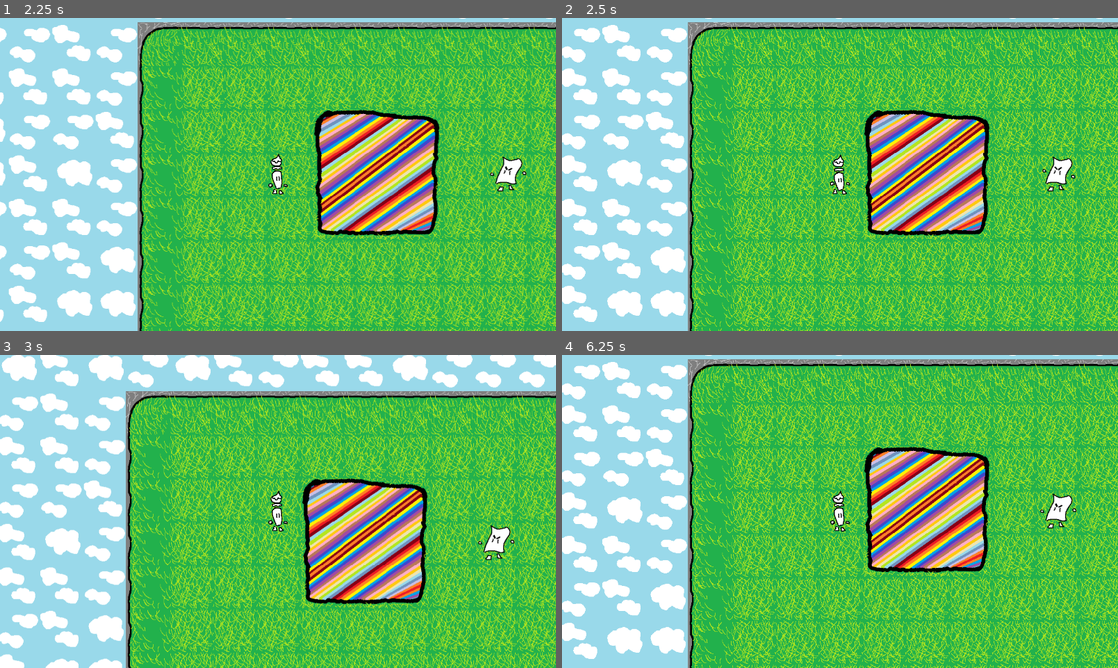
Above: before the commit, frames 1-4 (two rows, left to right).
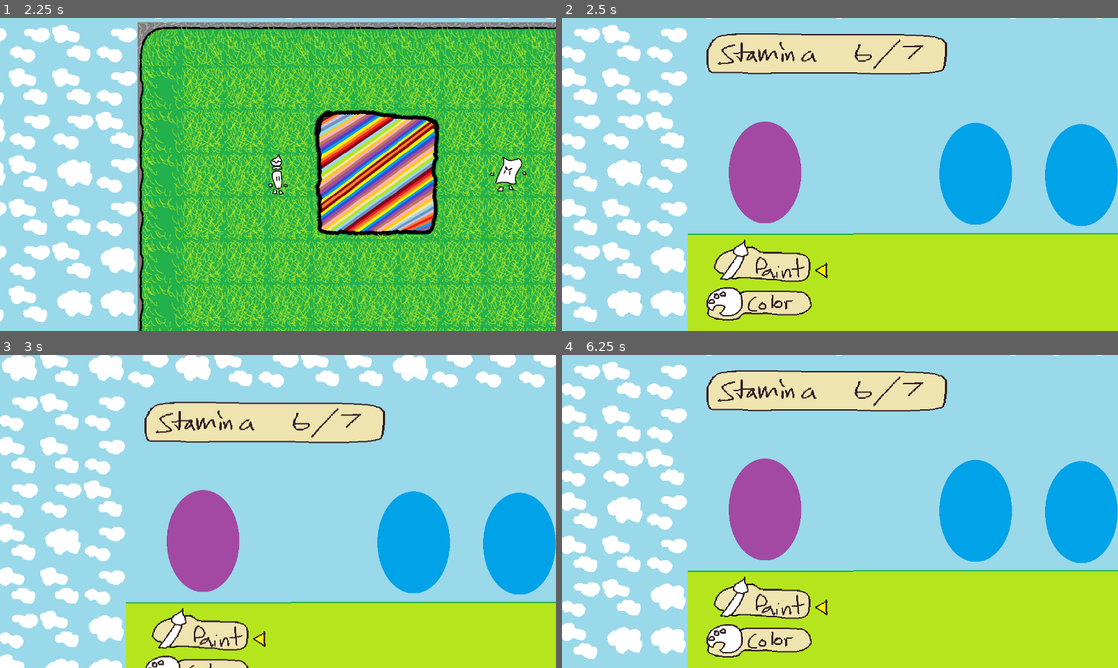
Above: after the commit, the same moments.

Repository: Melaisi/PaintGame
Game: Godot game, scene res://Scenes/Title/MainMenu.tscn
Same seed, same stepped clock (60 frames per second), same inputs: the game is played once before the commit and once after it.
Inputs (mouse positions are in pixels of both pictures, inside the frame that each line leads up to):
- Up to frame 1 (2.25 s): tap Enter at 0.5 s; move the mouse to (227, 237) at 0.52 s; hold Right (ui_right) 0.53-1.28 s; click (227, 237) at 0.67 s; move the mouse to (166, 190) at 1.27 s; hold Down (ui_down) 1.28-2.03 s; click (166, 190) at 1.42 s; move the mouse to (333, 105) at 2.02 s; hold Right (ui_right) from 2.03 s (still down); click (333, 105) at 2.17 s
- Up to frame 2 (2.5 s): keep holding Right (ui_right)
- Up to frame 3 (3 s): move the mouse to (250, 574) at 2.77 s; release Right (ui_right) at 2.78 s; hold Up (ui_up) from 2.78 s (still down); click (250, 574) at 2.92 s
- Up to frame 4 (6.25 s): move the mouse to (1006, 558) at 3.52 s; release Up (ui_up) at 3.53 s; hold Left (ui_left) 3.53-5.03 s; click (1006, 558) at 3.67 s; move the mouse to (673, 464) at 4.27 s; click (673, 464) at 4.42 s; move the mouse to (867, 511) at 5.02 s; hold Down (ui_down) 5.03-5.78 s; click (867, 511) at 5.17 s; move the mouse to (756, 433) at 5.77 s; hold Right (ui_right) from 5.78 s (still down); click (756, 433) at 5.92 s

Frame 1 is identical in both runs. In frame 2, 73% of the frame differs, in the area x 22-100%, y 1-100%; in frame 3, 67%; in frame 4, 73%.

Commit message:
Use new global scene transition

Diff:
--- a/Scenes/Encounter/Encounter.tscn
+++ b/Scenes/Encounter/Encounter.tscn
@@ -1,12 +1,7 @@
-[gd_scene load_steps=3 format=2]
+[gd_scene load_steps=2 format=2]
 
 [ext_resource path="res://Art/Temp/testBattle2.png" type="Texture" id=1]
-[ext_resource path="res://Scenes/Party/Player/Player.tscn" type="PackedScene" id=2]
 
 [node name="Sprite" type="Sprite"]
 position = Vector2( 640, 360 )
 texture = ExtResource( 1 )
-
-[node name="Player" parent="." instance=ExtResource( 2 )]
-position = Vector2( -455.387, -32.1377 )
-scale = Vector2( 6.94925, 3.29561 )
--- a/Scenes/Title/NewGame.gd
+++ b/Scenes/Title/NewGame.gd
@@ -18,4 +18,6 @@
 
 func _on_NewGame_gui_input(event):
 	if event is InputEventMouseButton and event.button_index == BUTTON_LEFT and event.pressed:
-		get_tree().change_scene("res://Scenes/Main/MainLevel.tscn")
+		#get_tree().change_scene("res://Scenes/Main/MainLevel.tscn")
+		# use the global transition instead
+		get_node("/root/Global").setScene("res://Scenes/Main/MainLevel.tscn")
--- a/Scripts/Global.gd
+++ b/Scripts/Global.gd
@@ -1,4 +1,9 @@
 # From https://www.youtube.com/watch?v=WkpYOmI1xKE
+# when running a scene here there is a global node called root
+# the scene will be hosted as child of root
+# global therefore will be also  a child of root
+#  and swap the other node ( scene ) with another
+#  this way it's value stay through different scene
 extends Node
 
 # Help keep track of current scene
@@ -15,7 +20,7 @@
 
 func _ready():
 	currentScene = get_tree().get_root().get_child(get_tree().get_root().get_child_count()-1)
-	Global.set("MAX_POWER_LEVEL", 100)
+
 
 
 #Transition to another scene
